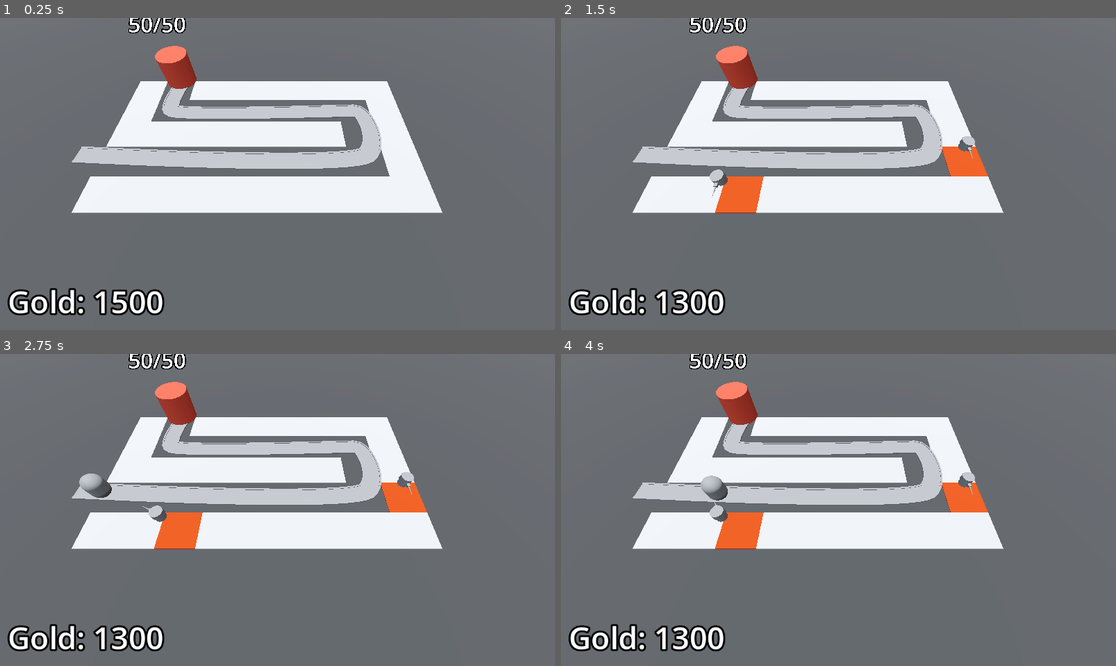
Above: before the commit, frames 1-4 (two rows, left to right).
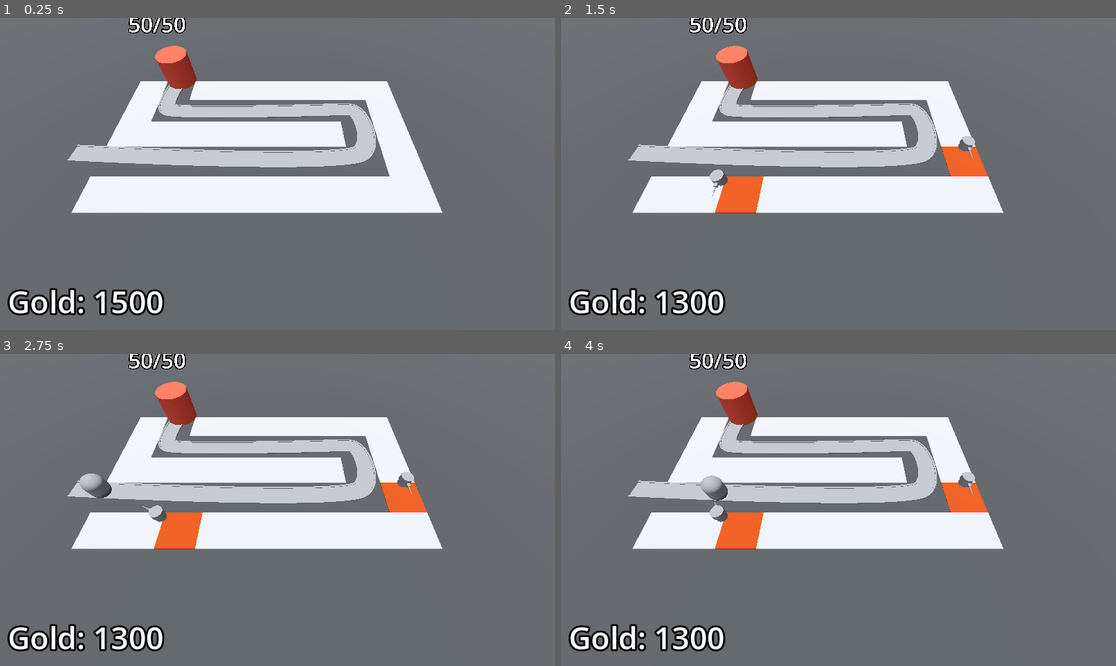
Above: after the commit, the same moments.

Repository: AlexanderMendivil/barbarian_blaster
Game: Godot game, scene res://BaseLevel.tscn
Same seed, same stepped clock (60 frames per second), same inputs: the game is played once before the commit and once after it.
Inputs (mouse positions are in pixels of both pictures, inside the frame that each line leads up to):
- Up to frame 1 (0.25 s): no input
- Up to frame 2 (1.5 s): tap Enter at 0.5 s; move the mouse to (960, 158) at 0.52 s; click (960, 158) at 0.6 s; tap Space at 1.25 s; move the mouse to (727, 189) at 1.27 s; click (727, 189) at 1.35 s
- Up to frame 3 (2.75 s): tap Enter at 2 s; move the mouse to (333, 441) at 2.02 s; click (333, 441) at 2.1 s
- Up to frame 4 (4 s): move the mouse to (810, 572) at 2.77 s; click (810, 572) at 2.85 s; move the mouse to (1005, 556) at 3.52 s; click (1005, 556) at 3.6 s

The runs differ from the first frame. In frame 1, 1.3% of the frame differs, in the area x 12-69%, y 21-49%; in frame 2, 1.3%; in frame 3, 1.3%; in frame 4, 1.3%.

Commit message:
Connect signal on code

Diff:
--- a/BaseLevel.tscn
+++ b/BaseLevel.tscn
@@ -68,15 +68,16 @@
 transform = Transform3D(1, 0, 0, 0, 0.5, 0.866025, 0, -0.866025, 0.5, 0, 20, 18.6)
 turret_manager = NodePath("../TurretManager")
 
-[node name="EnemyPath" type="Path3D" parent="." node_paths=PackedStringArray("difficulty_manager")]
+[node name="EnemyPath" type="Path3D" parent="." node_paths=PackedStringArray("difficulty_manager", "victory_layer")]
 transform = Transform3D(1, 0, 0, 0, 1, 0, 0, 0, 1, -5.96046e-08, 1, -0.2)
 curve = SubResource("Curve3D_t0uxe")
 script = ExtResource("3_uv7hv")
 enemy_scene = ExtResource("2_0dfw4")
 difficulty_manager = NodePath("../DifficultyManager")
+victory_layer = NodePath("../VictoryLayer")
 
 [node name="Road" type="CSGPolygon3D" parent="EnemyPath"]
-transform = Transform3D(1, 0, 0, 0, 1, 0, 0, 0, 1, -0.8, -1, -0.499999)
+transform = Transform3D(1, 0, 0, 0, 1, 0, 0, 0, 1, -0.4, 0, -0.499999)
 polygon = PackedVector2Array(-1, 0, -1, 0.1, 1, 0.1, 1, 0)
 mode = 2
 path_node = NodePath("..")
@@ -84,13 +85,13 @@
 path_interval = 0.5
 path_simplify_angle = 0.0
 path_rotation = 2
-path_local = false
+path_local = true
 path_continuous_u = true
 path_u_distance = 1.0
 path_joined = false
 
 [node name="LeftEdge" type="CSGPolygon3D" parent="EnemyPath"]
-transform = Transform3D(1, 0, 0, 0, 1, 0, 0, 0, 1, -0.8, -1, -0.499999)
+transform = Transform3D(1, 0, 0, 0, 1, 0, 0, 0, 1, -0.4, 0, -0.499999)
 polygon = PackedVector2Array(-1.1, 0, -1.1, 0.15, -0.9, 0.15, -0.9, 0)
 mode = 2
 path_node = NodePath("..")
@@ -98,13 +99,13 @@
 path_interval = 0.5
 path_simplify_angle = 0.0
 path_rotation = 2
-path_local = false
+path_local = true
 path_continuous_u = true
 path_u_distance = 1.0
 path_joined = false
 
 [node name="RightEdge2" type="CSGPolygon3D" parent="EnemyPath"]
-transform = Transform3D(1, 0, 0, 0, 1, 0, 0, 0, 1, -0.8, -1, -0.499999)
+transform = Transform3D(1, 0, 0, 0, 1, 0, 0, 0, 1, -0.4, 0, -0.499999)
 polygon = PackedVector2Array(0.9, 0, 0.9, 0.15, 1.1, 0.15, 1.1, 0)
 mode = 2
 path_node = NodePath("..")
@@ -112,7 +113,7 @@
 path_interval = 0.5
 path_simplify_angle = 0.0
 path_rotation = 2
-path_local = false
+path_local = true
 path_continuous_u = true
 path_u_distance = 1.0
 path_joined = false
@@ -153,5 +154,16 @@
 [node name="DifficultyManager" parent="." instance=ExtResource("9_c8jw6")]
 health_increase_curve = SubResource("Curve_q5he3")
 
+[node name="VictoryLayer" type="CanvasLayer" parent="."]
+visible = false
+
+[node name="ColorRect" type="ColorRect" parent="VictoryLayer"]
+anchors_preset = 15
+anchor_right = 1.0
+anchor_bottom = 1.0
+grow_horizontal = 2
+grow_vertical = 2
+color = Color(0, 0, 0, 0.588235)
+
 [connection signal="timeout" from="EnemyPath/Timer" to="EnemyPath" method="spawn_enemies"]
 [connection signal="stop_spawning_enemies" from="DifficultyManager" to="EnemyPath" method="_on_difficulty_manager_stop_spawning_enemies"]
--- a/EnemyPath.gd
+++ b/EnemyPath.gd
@@ -2,6 +2,8 @@
 
 @export var enemy_scene: PackedScene
 @export var difficulty_manager: Node
+@export var victory_layer: CanvasLayer
+
 @onready var timer:Timer = $Timer
 func _ready():
 	pass
@@ -15,7 +17,16 @@
 	new_enemy.max_health = difficulty_manager.get_health_increase()
 	add_child(new_enemy)
 	timer.wait_time = difficulty_manager.get_spwan_time()
+	new_enemy.tree_exited.connect(enemy_defeated)
 
 
 func _on_difficulty_manager_stop_spawning_enemies():
 	timer.stop()
+
+func enemy_defeated() -> void:
+	if timer.is_stopped():
+		for child in get_children():
+			if child is PathFollow3D:
+				return
+
+		victory_layer.visible = true
Not shown: 4 places in MeshLibraries/SpaceLibrary.tres that only renumber resources
